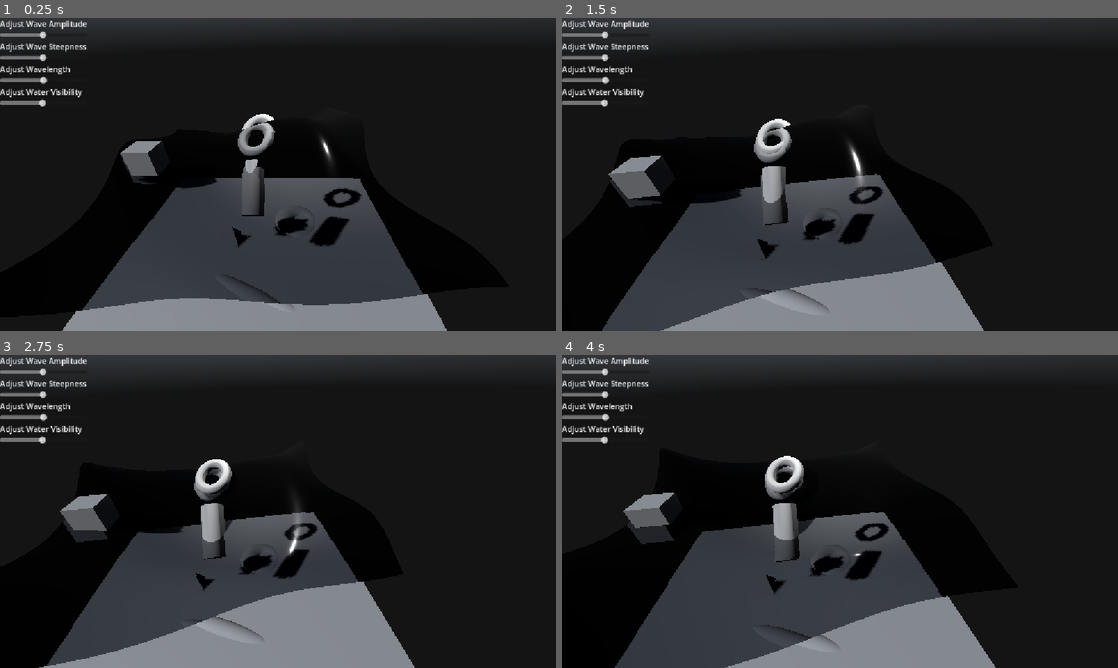
Above: before the commit, frames 1-4 (two rows, left to right).
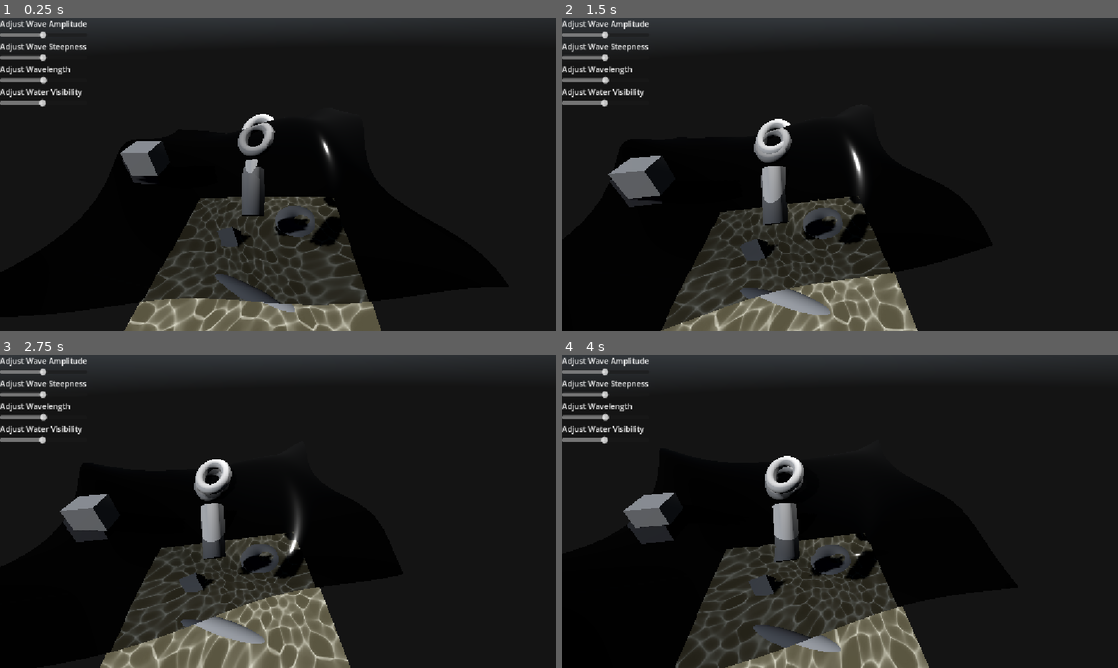
Above: after the commit, the same moments.

Repository: MagnusGrant06/fluid-simulation
Game: Godot game, scene res://Scenes/main.tscn
Two runs of this game, one before a commit and one after it. Both use one fixed random seed, a clock stepped at 60 frames per second and the inputs below. A sky picture missing from this copy of the repository is replaced by a grey-blue gradient.
Inputs (mouse positions are in pixels of both pictures, inside the frame that each line leads up to):
- Up to frame 1 (0.25 s): no input
- Up to frame 2 (1.5 s): move the mouse to (867, 174) at 0.52 s; tap A (a) at 0.6 s; click (867, 174) at 0.67 s; tap D (d) at 0.8, 1.35 s; move the mouse to (728, 190) at 1.27 s; click (728, 190) at 1.42 s
- Up to frame 3 (2.75 s): tap S (s) at 1.55, 2.1 s; move the mouse to (333, 442) at 2.02 s; click (333, 442) at 2.17 s; tap W (w) at 2.3 s
- Up to frame 4 (4 s): move the mouse to (812, 574) at 2.77 s; tap W (w) at 2.85 s; click (812, 574) at 2.92 s; tap A (a) at 3.05, 3.6 s; move the mouse to (1006, 558) at 3.52 s; click (1006, 558) at 3.67 s; tap D (d) at 3.8 s

The runs differ from the first frame. In frame 1, 19% of the frame differs, in the area x 11-81%, y 51-100%; in frame 2, 18%; in frame 3, 19%; in frame 4, 18%.

Commit message:
First implementation of caustics, need to add to other object types as well as fix underwater viewing shader

Diff:
--- a/fluid-simulation/Code/Scripts/wave_controller.gd
+++ b/fluid-simulation/Code/Scripts/wave_controller.gd
@@ -6,6 +6,8 @@
 @onready var vis_slider : HSlider = $VBoxContainer/VisibilitySlider
 @onready var fluid : Node3D = $"../Fluid"
 @onready var camera_filter : MeshInstance3D = $"../CharacterBody3D/Camera3D/MeshInstance3D"
+@onready var ground : MeshInstance3D = $"../Ground"
+
 var fluid_material : ShaderMaterial
 var filter_material : ShaderMaterial
 
@@ -14,6 +16,10 @@
 	steep_slider.connect("value_changed", _on_steepness_changed)
 	wavlen_slider.connect("value_changed", _on_wavelength_changed)
 	vis_slider.connect("value_changed", _on_visibility_changed)
+
+	amp_slider.connect("value_changed", ground._on_amplitude_changed)
+	steep_slider.connect("value_changed", ground._on_steepness_changed)
+	wavlen_slider.connect("value_changed", ground._on_wavelength_changed)
 
 	fluid_material = fluid.surface.get_active_material(0)
 	filter_material = camera_filter.get_active_material(0)
--- a/fluid-simulation/Code/Shaders/camera_filter.gdshader
+++ b/fluid-simulation/Code/Shaders/camera_filter.gdshader
@@ -1,7 +1,6 @@
 shader_type spatial;
 render_mode unshaded, depth_test_disabled;
 
-uniform sampler2D screen_texture : hint_screen_texture, filter_linear_mipmap;
 uniform sampler2D depth_texture : hint_depth_texture, filter_linear_mipmap;
 
 uniform float visibility = 0.05;
--- /dev/null
+++ b/fluid-simulation/Code/Shaders/ground.gdshader
@@ -0,0 +1,42 @@
+shader_type spatial;
+#include "wave_functions.gdshaderinc"
+
+uniform sampler2D caustic_texture  : source_color, repeat_enable, filter_linear;
+
+uniform float wave_length = 7.5;
+uniform float wave_amplitude = 0.5;
+uniform float wave_steepness = 0.75;
+
+uniform float time = 0.0;
+uniform vec3 light_direction;
+
+const float air_index = 1.0;
+const float water_index = 1.33333;
+
+void vertex() {
+	// Called for every vertex the material is visible on.
+}
+
+void fragment() {
+	// Called for every pixel the material is visible on.
+	vec3 world_pos = (INV_VIEW_MATRIX * vec4(VERTEX,1.0)).xyz;
+	vec3 normal = calculate_summed_waves_normal(world_pos, wave_amplitude, wave_steepness, wave_length, time);
+	vec3 ray_dir = refract(light_direction, normal, air_index / water_index);
+	vec3 ray_pos = calculate_summed_waves_offset(world_pos, wave_amplitude, wave_steepness, wave_length, time);
+
+	float t = (world_pos.y - ray_pos.y) / ray_dir.y;
+	vec3 intersection = ray_pos + ray_dir *t;
+
+	vec2 sample_pos = intersection.xz;
+	vec2 uv = ((sample_pos / 10.0) + 0.5) * 2.0;
+	vec4 caustic_col = texture(caustic_texture, uv);
+
+	vec3 ground_color = vec3(0.76, 0.70, 0.50);
+
+	ALBEDO = mix(ground_color, caustic_col.rgb, 0.5);
+}
+
+//void light() {
+//	// Called for every pixel for every light affecting the material.
+//	// Uncomment to replace the default light processing function with this one.
+//}
--- a/fluid-simulation/Code/Shaders/water.gdshader
+++ b/fluid-simulation/Code/Shaders/water.gdshader
@@ -1,5 +1,5 @@
-
 shader_type spatial;
+#include "wave_functions.gdshaderinc"
 
 uniform sampler2D sky_texture;
 uniform sampler2D screen_texture : hint_screen_texture, filter_linear_mipmap;
@@ -29,61 +29,13 @@
 
 	return max(scene_depth - water_surface, 0.0);
 }
-//calculate specific point of this vertex on a wave
-float calculate_phase(vec3 vertex, float wavelength, vec2 direction, float t){
-	float k = (2.0 * PI) / wavelength;
-	float angular_freq = sqrt(0.3 * k);
-	float phase = (k * (direction.x * vertex.x + direction.y * vertex.z)) - (angular_freq * t);
-
-	return phase;
-}
-
-//calculate actual offset of point from wave to real vertex position
-vec3 calculate_offset(vec3 vertex, float amplitude, vec2 direction, float steepness, float wavelength, float t){
-
-	float phase = calculate_phase(vertex, wavelength, direction, t);
-	float dx = (steepness * amplitude * direction.x * cos(phase));
-	float dy = amplitude * sin(phase);
-	float dz = (steepness * amplitude * direction.y * cos(phase));
-
-	return vec3(dx,dy,dz);
-}
-
-//calculate normal of current vertex on wave using approximation
-vec3 calculate_normal(vec3 vertex, float amplitude, vec2 direction, float steepness, float wavelength, float t){
-	float wave_number = 2.0 * PI / wavelength;
-	float phase = calculate_phase(vertex, wavelength, direction, t);
-	float dx = -direction.x * wave_number * amplitude * cos(phase);
-	float dy = 1.0 - steepness * wave_number * amplitude * sin(phase);
-	float dz = -direction.y * wave_number * amplitude * cos(phase);
-
-	return vec3(dx, dy, dz);
-}
-
-vec2 direction_to_equirect_uv(vec3 dir) {
-    dir = normalize(dir);
-    float u = atan(dir.z, dir.x) / (2.0 * PI) + 0.5;
-    float v = asin(dir.y) / PI + 0.5;
-    return vec2(u, v);
-}
 
 void vertex() {
 	// Called for every vertex the material is visible on.
-
-	//calculate multiple waves in different directions to create realistic waves
-	vec3 d1 = calculate_offset(VERTEX, wave_amplitude, vec2(1,0), wave_steepness, wave_length, time);
-	vec3 d2 = calculate_offset(VERTEX, wave_amplitude*1.5, vec2(0,1), wave_steepness*0.75, wave_length*1.5, time);
-	vec3 d3 = calculate_offset(VERTEX, wave_amplitude*0.75, vec2(0.5,0.5), wave_steepness*1.5, wave_length*0.5, time);
-
-	vec3 n1 = calculate_normal(VERTEX, wave_amplitude, vec2(1,0), wave_steepness, wave_length, time);
-	vec3 n2 = calculate_normal(VERTEX, wave_amplitude*1.5, vec2(0,1), wave_steepness*0.75, wave_length*1.5, time);
-	vec3 n3 = calculate_normal(VERTEX, wave_amplitude*0.75, vec2(0.5,0.5), wave_steepness*1.5, wave_length*0.5, time);
-
-	vec3 d = d1 + d2 + d3;
-	vec3 n = normalize(vec3(0,1,0) + (n1 + n2 + n3));
-
-	VERTEX = vec3(VERTEX.x + d.x, VERTEX.y + d.y, VERTEX.z + d.z);
-	NORMAL = n;
+	vec3 offset = calculate_summed_waves_offset(VERTEX, wave_amplitude, wave_steepness, wave_length, time);
+	vec3 normal = calculate_summed_waves_normal(VERTEX, wave_amplitude, wave_steepness, wave_length, time);
+	VERTEX = offset;
+	NORMAL = normal;
 
 }
 
--- /dev/null
+++ b/fluid-simulation/Scenes/ground_manager.gd
@@ -0,0 +1,26 @@
+extends MeshInstance3D
+
+@onready var caustic_light_source : DirectionalLight3D = $"../DirectionalLight3D"
+
+var ground_material : ShaderMaterial
+var time : float
+
+func _ready() -> void:
+	ground_material = self.get_surface_override_material(0)
+
+	var caustic_tex = load("res://caustic_texture.jpg")
+	ground_material.set_shader_parameter("caustic_texture", caustic_tex)
+	ground_material.set_shader_parameter("light_direction", -caustic_light_source.global_transform.basis.z.normalized())
+
+func _process(delta: float) -> void:
+	time += delta
+	ground_material.set_shader_parameter("time", time)
+
+func _on_amplitude_changed(value : float):
+	ground_material.set_shader_parameter("wave_amplitude", value)
+
+func _on_steepness_changed(value : float):
+	ground_material.set_shader_parameter("wave_steepness", value)
+
+func _on_wavelength_changed(value : float):
+	ground_material.set_shader_parameter("wave_length", value)
--- a/fluid-simulation/Scenes/main.tscn
+++ b/fluid-simulation/Scenes/main.tscn
@@ -2,10 +2,12 @@
 
 [ext_resource type="PackedScene" uid="uid://cyck2qg52o3g2" path="res://Scenes/fluid.tscn" id="1_jjvhh"]
 [ext_resource type="Script" uid="uid://8bp2i13168dj" path="res://Code/Scripts/camera_3d.gd" id="2_8gbba"]
-[ext_resource type="Script" uid="uid://bu42i7twtnk1y" path="res://Scenes/character.gd" id="2_21xkr"]
+[ext_resource type="Script" uid="uid://bu42i7twtnk1y" path="res://Code/Scripts/character.gd" id="2_21xkr"]
 [ext_resource type="Texture2D" uid="uid://c6545y4sqhfwp" path="res://citrus_orchard_road_puresky_4k.exr" id="3_8gbba"]
 [ext_resource type="Shader" uid="uid://d4emdokd56qu2" path="res://Code/Shaders/camera_filter.gdshader" id="3_kry3j"]
 [ext_resource type="PackedScene" uid="uid://bslun5b34sjgb" path="res://Scenes/wave_controller.tscn" id="4_jjvhh"]
+[ext_resource type="Shader" uid="uid://cji204e1baeju" path="res://Code/Shaders/ground.gdshader" id="7_6bp64"]
+[ext_resource type="Script" uid="uid://cp77fgct61cyl" path="res://Scenes/ground_manager.gd" id="8_344ge"]
 
 [sub_resource type="CapsuleShape3D" id="CapsuleShape3D_vfd82"]
 radius = 0.025
@@ -38,7 +40,18 @@
 [sub_resource type="CylinderMesh" id="CylinderMesh_vfd82"]
 
 [sub_resource type="QuadMesh" id="QuadMesh_k0t4d"]
-size = Vector2(15, 15)
+size = Vector2(10, 10)
+subdivide_width = 50
+subdivide_depth = 50
+
+[sub_resource type="ShaderMaterial" id="ShaderMaterial_21xkr"]
+render_priority = 0
+shader = ExtResource("7_6bp64")
+shader_parameter/wave_length = 7.5
+shader_parameter/wave_amplitude = 0.5
+shader_parameter/wave_steepness = 0.75
+shader_parameter/time = 0.0
+shader_parameter/light_direction = Vector3(0, 0, 0)
 
 [sub_resource type="SphereMesh" id="SphereMesh_vfd82"]
 height = 5.854
@@ -100,6 +113,8 @@
 [node name="Ground" type="MeshInstance3D" parent="." unique_id=713754668]
 transform = Transform3D(1, 0, 0, 0, -4.371139e-08, 1, 0, -1, -4.371139e-08, 0, -5.4139047, 0)
 mesh = SubResource("QuadMesh_k0t4d")
+surface_material_override/0 = SubResource("ShaderMaterial_21xkr")
+script = ExtResource("8_344ge")
 
 [node name="GroundObj1" type="MeshInstance3D" parent="Ground" unique_id=1565312137]
 transform = Transform3D(0.89159447, 0.452835, 1.9794044e-08, -0.45272982, 0.8913874, -0.021549908, -0.009758567, 0.019213766, 0.9997678, -2.0561733, -4.6204883e-07, -0.33831644)
Renamed: fluid-simulation/Scenes/character.gd -> fluid-simulation/Code/Scripts/character.gd
Renamed: fluid-simulation/Scenes/character.gd.uid -> fluid-simulation/Code/Scripts/character.gd.uid
Not shown, added: fluid-simulation/Code/Shaders/ground.gdshader.uid
Not shown, added: fluid-simulation/Code/Shaders/wave_functions.gdshaderinc
Not shown, added: fluid-simulation/Code/Shaders/wave_functions.gdshaderinc.uid
Not shown, added: fluid-simulation/Scenes/ground_manager.gd.uid
Binary file added: fluid-simulation/caustic_texture.jpg
Not shown, added: fluid-simulation/caustic_texture.jpg.import
